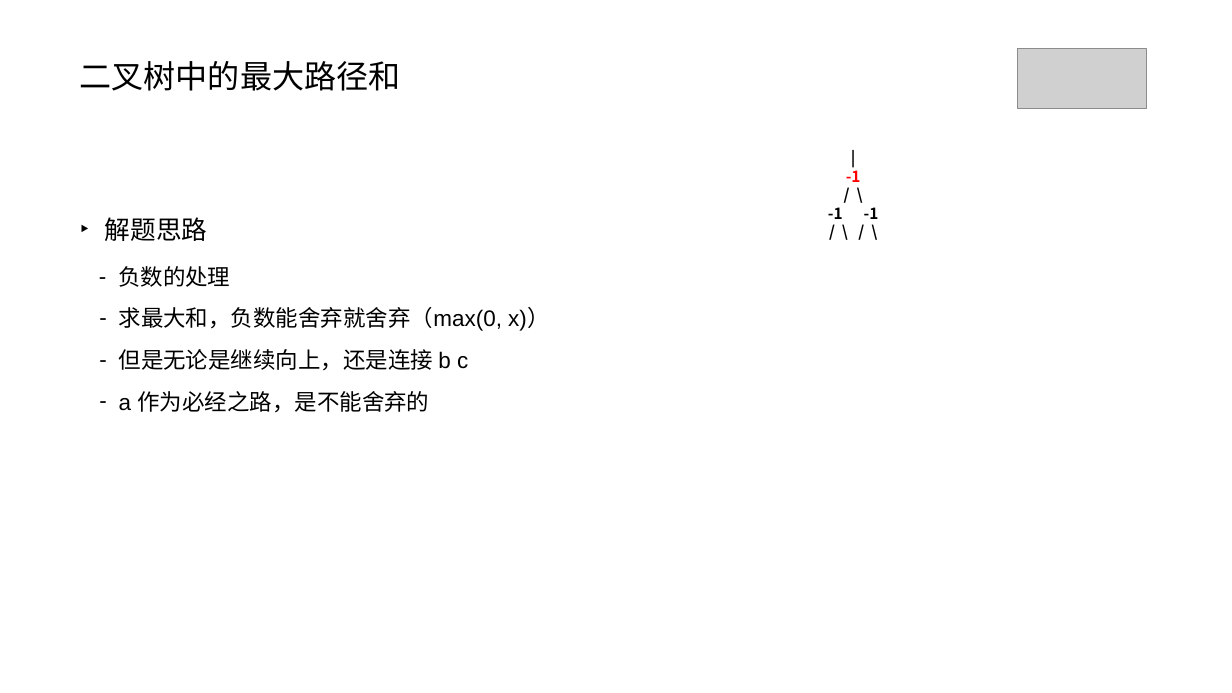
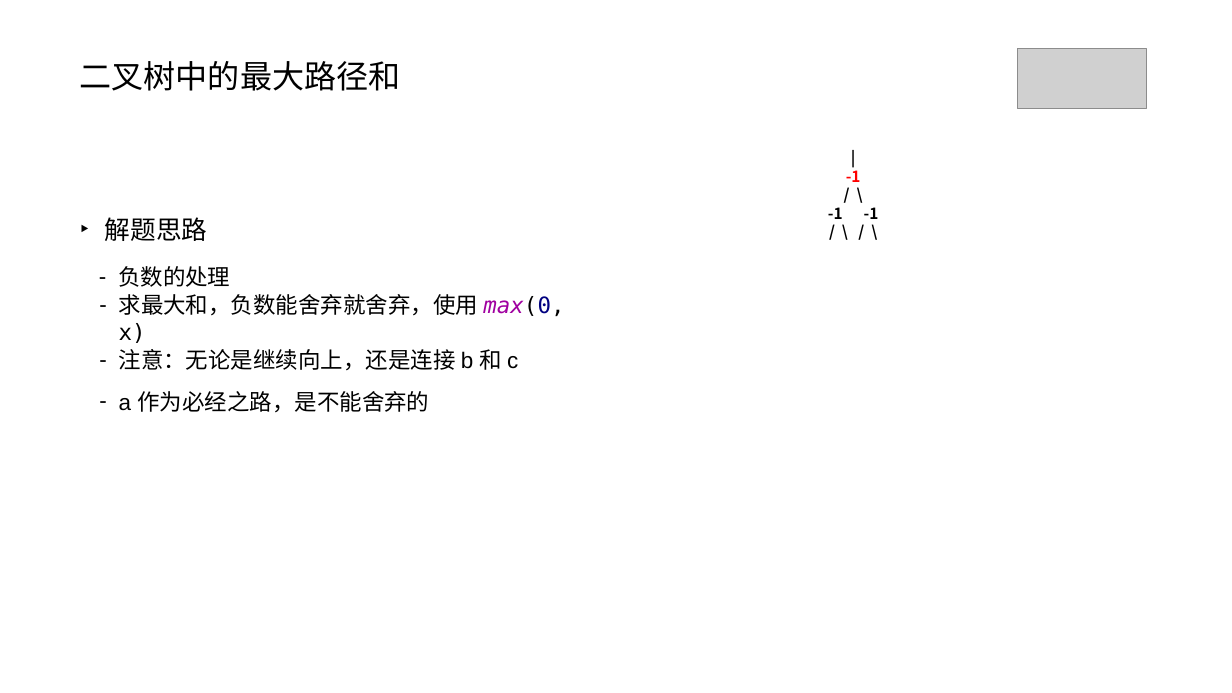
Before and after one commit to AhJo53589/leetcode-cn, a slide deck: slide 9 of problems/binary-tree-maximum-path-sum/124. binary-tree-maximum-path-sum.pptx. Drawn at 1232x693 pixels with LibreOffice and Linux fonts; fonts in the diff are those of the drawing; grey boxes stand for pictures. Boxes give left, top, right and bottom in pixels: in the first picture for what was removed or moved away, otherwise in the second. Text is boxed around its words. In the diff, an @@ line names an element or a change of style, - is before the commit and + after.

```diff
--- a/problems/binary-tree-maximum-path-sum/124. binary-tree-maximum-path-sum.pptx
+++ b/problems/binary-tree-maximum-path-sum/124. binary-tree-maximum-path-sum.pptx
@@ text at (x1=119, y1=294, x2=564, y2=343): text changed @@
-      – 求最大和，负数能舍弃就舍弃（max(0, x)）
+      – 求最大和，负数能舍弃就舍弃，使用 max(0, x)
@@ text at (x1=119, y1=349, x2=518, y2=371): text changed @@
-      – 但是无论是继续向上，还是连接 b c
+      – 注意：无论是继续向上，还是连接 b 和 c
```
Also in this commit, not shown: 2 other slides changed, 1 slide added, 19 other files.
